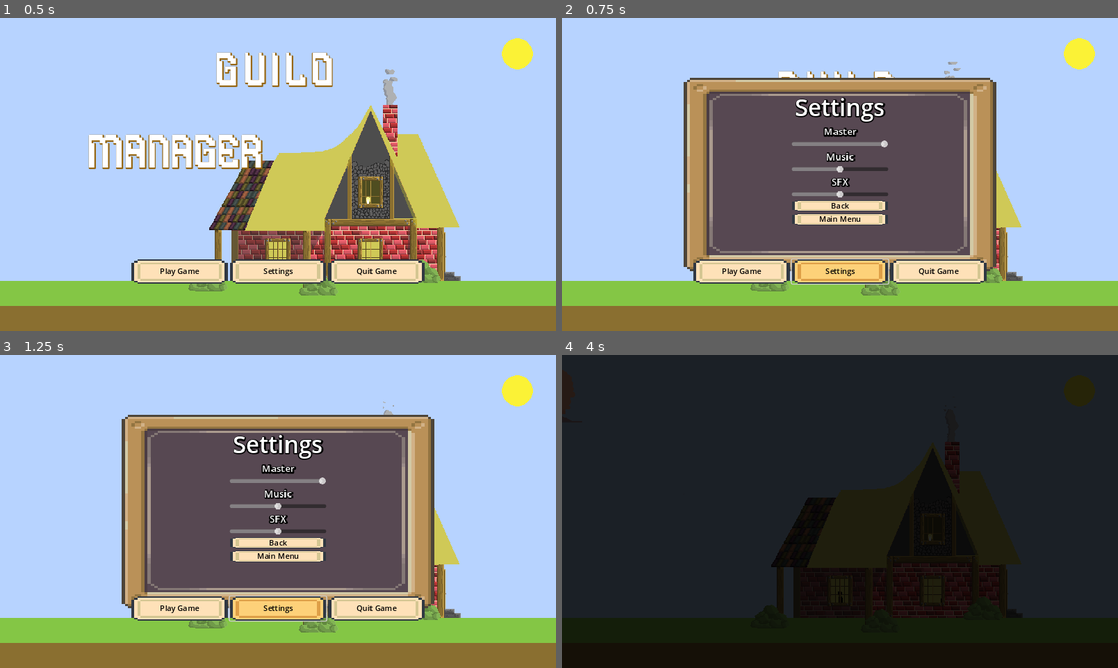
Above: before the commit, frames 1-4 (two rows, left to right).
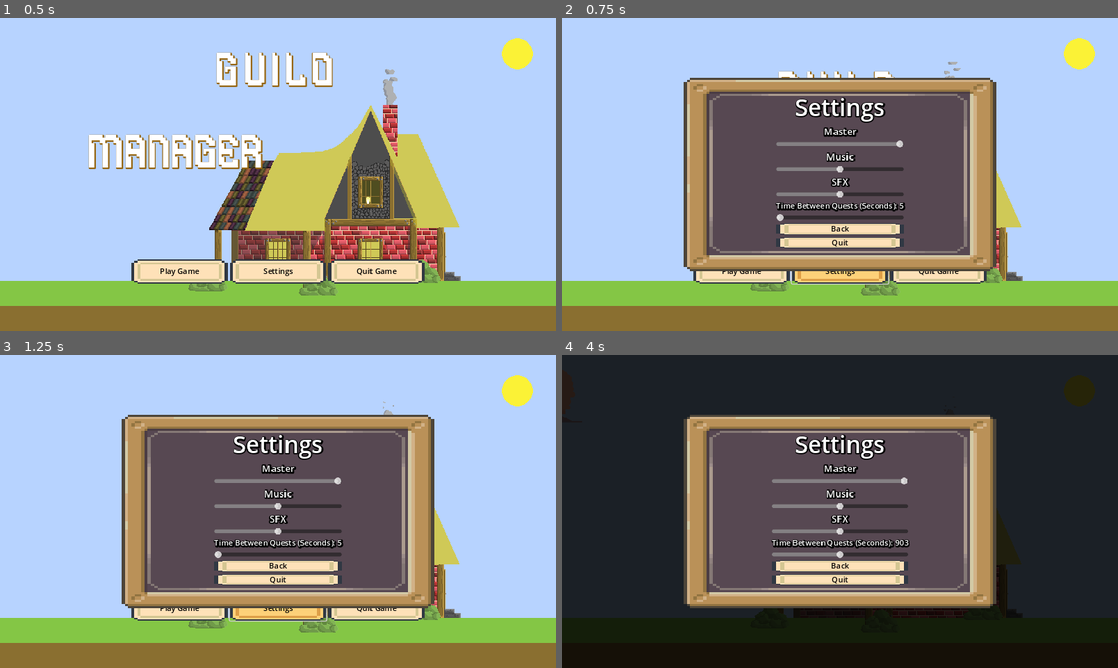
Above: after the commit, the same moments.

Repository: oznoGo7/guildManager
Game: Godot game, scene res://UI/2D Scenes/menu.tscn
Two runs of this game, one before a commit and one after it. Both use one fixed random seed, a clock stepped at 60 frames per second and the inputs below. Sound files missing from this copy of the repository are replaced by a short silence.
Inputs (mouse positions are in pixels of both pictures, inside the frame that each line leads up to):
- Up to frame 1 (0.5 s): no input
- Up to frame 2 (0.75 s): click "Settings" at 0.5 s
- Up to frame 3 (1.25 s): no input
- Up to frame 4 (4 s): click "Back" at 1.25 s; click (840, 555) at 2 s, where only the run before the commit has a clickable "Main Menu"; click "Play Game" at 2.75 s; click "Play Game" at 3.5 s

Frame 1 is identical in both runs. In frame 2, 5.1% of the frame differs, in the area x 23-77%, y 39-81%; in frame 3, 5.1%; in frame 4, 34%, in the area x 21-79%, y 19-81%.

Commit message:
Update

Diff:
--- a/Audio/Music/audio.tscn
+++ b/Audio/Music/audio.tscn
@@ -7,7 +7,7 @@
 [ext_resource type="AudioStream" uid="uid://dsn7bguwdima4" path="res://Audio/SFX/Fill Down Noise.mp3" id="5_b4jv4"]
 [ext_resource type="AudioStream" uid="uid://bl3nvury8pyqb" path="res://Audio/SFX/XP Gain.mp3" id="6_qht6q"]
 
-[node name="Audio" type="Node"]
+[node name="Audio" type="Node" groups=["Audio"]]
 script = ExtResource("1_rubda")
 
 [node name="Present Scenario Timer" type="Timer" parent="."]
--- a/Game Scenes/game_scene.tscn
+++ b/Game Scenes/game_scene.tscn
@@ -21,10 +21,6 @@
 [ext_resource type="Texture2D" uid="uid://bw02n1a3u85bg" path="res://Artwork/Sprites/Church Book/book_06g.png" id="11_ui3nx"]
 [ext_resource type="Script" path="res://Game Scenes/guild_xp_bar.gd" id="14_2dm2u"]
 [ext_resource type="Script" path="res://Game Scenes/build_stats.gd" id="14_gkfxq"]
-[ext_resource type="PackedScene" uid="uid://js3538ytpx8l" path="res://UI/Labels/SettingsTitle.tscn" id="14_pgn0j"]
-[ext_resource type="PackedScene" uid="uid://c5tkbbispu5s5" path="res://UI/Labels/Settings Label.tscn" id="15_q8alp"]
-[ext_resource type="PackedScene" uid="uid://gsuqr47nlrj7" path="res://UI/Scrolls/audio_scroll.tscn" id="16_0loxc"]
-[ext_resource type="PackedScene" uid="uid://rso3gymj47gc" path="res://UI/Buttons/Menu_Buttons.tscn" id="17_8dfca"]
 
 [sub_resource type="StyleBoxTexture" id="StyleBoxTexture_c22rn"]
 texture = ExtResource("3_0au3g")
@@ -224,9 +220,6 @@
 texture = ExtResource("10_ex2ks")
 modulate_color = Color(1, 1, 1, 0.823529)
 
-[sub_resource type="StyleBoxTexture" id="StyleBoxTexture_f24h3"]
-texture = ExtResource("3_0au3g")
-
 [node name="Game Scene" type="Control" groups=["Game Scene"]]
 layout_mode = 3
 anchors_preset = 15
@@ -241,6 +234,7 @@
 [node name="Audio" parent="." instance=ExtResource("3_2tspa")]
 
 [node name="Quest Details List" type="Control" parent="." groups=["Quest Details List"]]
+visible = false
 layout_mode = 1
 anchors_preset = 8
 anchor_left = 0.5
@@ -420,6 +414,7 @@
 script = null
 
 [node name="Level Up Options" type="Control" parent="."]
+visible = false
 layout_mode = 1
 anchors_preset = 15
 anchor_right = 1.0
@@ -497,8 +492,8 @@
 grow_vertical = 0
 theme_override_colors/font_shadow_color = Color(0, 0, 0, 1)
 theme_override_constants/shadow_outline_size = 10
-text = "Recruit more Adventurers (1-4)
-Cost 1000"
+text = "Recruit more Adventurers (1-3)
+"
 horizontal_alignment = 1
 autowrap_mode = 2
 
@@ -531,7 +526,7 @@
 theme_override_colors/font_shadow_color = Color(0, 0, 0, 1)
 theme_override_constants/shadow_outline_size = 10
 text = "Donate to the Church Reputation +40%
-Cost 1000"
+"
 horizontal_alignment = 1
 autowrap_mode = 2
 
@@ -597,6 +592,7 @@
 script = null
 
 [node name="Guild Stats" type="Control" parent="." groups=["Guild Stats"]]
+visible = false
 layout_mode = 3
 anchors_preset = 0
 offset_left = 2.0
@@ -692,6 +688,7 @@
 script = ExtResource("14_2dm2u")
 
 [node name="Build Stats" type="Control" parent="." groups=["Build Stats"]]
+visible = false
 layout_mode = 1
 anchors_preset = 1
 anchor_left = 1.0
@@ -823,78 +820,48 @@
 Town Reputation + 15%"
 horizontal_alignment = 1
 
-[node name="Settings Menu" type="Control" parent="."]
-visible = false
+[node name="No Adventurers Left" type="Control" parent="."]
+visible = false
+layout_mode = 1
+anchors_preset = 15
+anchor_right = 1.0
+anchor_bottom = 1.0
+grow_horizontal = 2
+grow_vertical = 2
+
+[node name="NAL" type="VBoxContainer" parent="No Adventurers Left"]
 layout_mode = 1
 anchors_preset = 8
 anchor_left = 0.5
 anchor_top = 0.5
 anchor_right = 0.5
 anchor_bottom = 0.5
-offset_left = -324.0
-offset_top = -200.0
-offset_right = 324.0
-offset_bottom = 200.0
-grow_horizontal = 2
-grow_vertical = 2
-
-[node name="Panel" type="Panel" parent="Settings Menu"]
-layout_mode = 1
-anchors_preset = 15
-anchor_right = 1.0
-anchor_bottom = 1.0
-grow_horizontal = 2
-grow_vertical = 2
-theme_override_styles/panel = SubResource("StyleBoxTexture_f24h3")
-
-[node name="VBoxContainer" type="VBoxContainer" parent="Settings Menu"]
-layout_mode = 1
-anchors_preset = 5
-anchor_left = 0.5
-anchor_right = 0.5
-offset_left = -93.0
-offset_top = 26.0
-offset_right = 93.0
-offset_bottom = 93.0
-grow_horizontal = 2
-alignment = 1
-
-[node name="Settings Title" parent="Settings Menu/VBoxContainer" instance=ExtResource("14_pgn0j")]
-layout_mode = 2
-
-[node name="Master" parent="Settings Menu/VBoxContainer" instance=ExtResource("15_q8alp")]
-layout_mode = 2
-text = "Master"
-
-[node name="Master Scroll" parent="Settings Menu/VBoxContainer" instance=ExtResource("16_0loxc")]
-layout_mode = 2
-bus_name = "Master"
-
-[node name="Music" parent="Settings Menu/VBoxContainer" instance=ExtResource("15_q8alp")]
-layout_mode = 2
-
-[node name="Music Scroll" parent="Settings Menu/VBoxContainer" instance=ExtResource("16_0loxc")]
-layout_mode = 2
-bus_name = "Music"
-
-[node name="SFX" parent="Settings Menu/VBoxContainer" instance=ExtResource("15_q8alp")]
-layout_mode = 2
-text = "SFX
-"
-
-[node name="SFX Scroll" parent="Settings Menu/VBoxContainer" instance=ExtResource("16_0loxc")]
-layout_mode = 2
-bus_name = "sfx"
-
-[node name="Back" parent="Settings Menu/VBoxContainer" instance=ExtResource("17_8dfca")]
-layout_mode = 2
-text = "Back
-"
-
-[node name="Main Menu" parent="Settings Menu/VBoxContainer" instance=ExtResource("17_8dfca")]
-layout_mode = 2
-text = "Main Menu
-"
+offset_left = -244.0
+offset_top = -60.0
+offset_right = 244.0
+offset_bottom = 60.0
+grow_horizontal = 2
+grow_vertical = 2
+theme_override_constants/separation = 25
+alignment = 1
+
+[node name="No More Adventurers" type="Label" parent="No Adventurers Left/NAL"]
+layout_mode = 2
+theme_override_colors/font_shadow_color = Color(0, 0, 0, 1)
+theme_override_constants/shadow_outline_size = 10
+theme_override_font_sizes/font_size = 32
+text = "No More Adventurers
+ Left For Today!"
+horizontal_alignment = 1
+
+[node name="HBoxContainer" type="HBoxContainer" parent="No Adventurers Left/NAL"]
+layout_mode = 2
+alignment = 1
+
+[node name="Continue BTN" parent="No Adventurers Left/NAL/HBoxContainer" instance=ExtResource("1_np7fp")]
+layout_mode = 2
+text = "Continue?"
+script = null
 
 [connection signal="pressed" from="Quest Details List/Quest Details List/Choice Control Box/HBoxContainer/Choice 1 BTN" to="." method="_on_choice_1_pressed"]
 [connection signal="pressed" from="Quest Details List/Quest Details List/Choice Control Box/HBoxContainer/Choice 1 BTN" to="Audio" method="_on_choice_1_btn_pressed"]
@@ -927,6 +894,5 @@
 [connection signal="pressed" from="Build Stats/VBoxContainer/Extra Quest Board" to="Audio" method="_on_extra_quest_board_pressed"]
 [connection signal="mouse_entered" from="Build Stats/VBoxContainer/Scout For Adventurers" to="Build Stats/VBoxContainer/Scout For Adventurers" method="_on_mouse_entered"]
 [connection signal="pressed" from="Build Stats/VBoxContainer/Scout For Adventurers" to="Audio" method="_on_extra_quest_board_pressed"]
-[connection signal="pressed" from="Settings Menu/VBoxContainer/Back" to="." method="_on_back_pressed"]
-[connection signal="pressed" from="Settings Menu/VBoxContainer/Back" to="Audio" method="_on_back_pressed"]
-[connection signal="pressed" from="Settings Menu/VBoxContainer/Main Menu" to="Audio" method="_on_main_menu_pressed"]
+[connection signal="pressed" from="No Adventurers Left/NAL/HBoxContainer/Continue BTN" to="." method="_on_continue_btn_pressed"]
+[connection signal="pressed" from="No Adventurers Left/NAL/HBoxContainer/Continue BTN" to="Audio" method="_on_continue_btn_pressed"]
--- /dev/null
+++ b/Game Scenes/settings_menu.tscn
@@ -0,0 +1,100 @@
+[gd_scene load_steps=8 format=3 uid="uid://c1fftcekmkocc"]
+
+[ext_resource type="Texture2D" uid="uid://bbkymupg5u5dm" path="res://Artwork/UI/RectangleBox_96x96.png" id="1_rnx55"]
+[ext_resource type="PackedScene" uid="uid://js3538ytpx8l" path="res://UI/Labels/SettingsTitle.tscn" id="2_l5dys"]
+[ext_resource type="PackedScene" uid="uid://c5tkbbispu5s5" path="res://UI/Labels/Settings Label.tscn" id="3_ft0cj"]
+[ext_resource type="PackedScene" uid="uid://gsuqr47nlrj7" path="res://UI/Scrolls/audio_scroll.tscn" id="4_i2td5"]
+[ext_resource type="Script" path="res://Game Scenes/time_between_quests_slider.gd" id="5_gclvk"]
+[ext_resource type="PackedScene" uid="uid://rso3gymj47gc" path="res://UI/Buttons/Menu_Buttons.tscn" id="6_sfusc"]
+
+[sub_resource type="StyleBoxTexture" id="StyleBoxTexture_f24h3"]
+texture = ExtResource("1_rnx55")
+
+[node name="Settings Menu" type="Control"]
+visible = false
+layout_mode = 3
+anchors_preset = 8
+anchor_left = 0.5
+anchor_top = 0.5
+anchor_right = 0.5
+anchor_bottom = 0.5
+offset_left = -324.0
+offset_top = -200.0
+offset_right = 324.0
+offset_bottom = 200.0
+grow_horizontal = 2
+grow_vertical = 2
+
+[node name="Panel" type="Panel" parent="."]
+layout_mode = 1
+anchors_preset = 15
+anchor_right = 1.0
+anchor_bottom = 1.0
+grow_horizontal = 2
+grow_vertical = 2
+theme_override_styles/panel = SubResource("StyleBoxTexture_f24h3")
+
+[node name="VBoxContainer" type="VBoxContainer" parent="."]
+layout_mode = 1
+anchors_preset = 5
+anchor_left = 0.5
+anchor_right = 0.5
+offset_left = -93.0
+offset_top = 26.0
+offset_right = 93.0
+offset_bottom = 93.0
+grow_horizontal = 2
+alignment = 1
+
+[node name="Settings Title" parent="VBoxContainer" instance=ExtResource("2_l5dys")]
+layout_mode = 2
+
+[node name="Master" parent="VBoxContainer" instance=ExtResource("3_ft0cj")]
+layout_mode = 2
+text = "Master"
+
+[node name="Master Scroll" parent="VBoxContainer" instance=ExtResource("4_i2td5")]
+layout_mode = 2
+bus_name = "Master"
+
+[node name="Music" parent="VBoxContainer" instance=ExtResource("3_ft0cj")]
+layout_mode = 2
+
+[node name="Music Scroll" parent="VBoxContainer" instance=ExtResource("4_i2td5")]
+layout_mode = 2
+bus_name = "Music"
+
+[node name="SFX" parent="VBoxContainer" instance=ExtResource("3_ft0cj")]
+layout_mode = 2
+text = "SFX
+"
+
+[node name="SFX Scroll" parent="VBoxContainer" instance=ExtResource("4_i2td5")]
+layout_mode = 2
+bus_name = "sfx"
+
+[node name="Time Between Quests" type="Label" parent="VBoxContainer"]
+layout_mode = 2
+theme_override_colors/font_shadow_color = Color(0, 0, 0, 1)
+theme_override_constants/shadow_outline_size = 10
+text = "Time Between Quests (Seconds): 5"
+horizontal_alignment = 1
+
+[node name="Time Between Quests Slider" type="HSlider" parent="VBoxContainer"]
+layout_mode = 2
+min_value = 5.0
+max_value = 1800.0
+value = 5.0
+script = ExtResource("5_gclvk")
+
+[node name="Back" parent="VBoxContainer" instance=ExtResource("6_sfusc")]
+layout_mode = 2
+text = "Back
+"
+
+[node name="Quit" parent="VBoxContainer" instance=ExtResource("6_sfusc")]
+layout_mode = 2
+text = "Quit
+"
+
+[connection signal="value_changed" from="VBoxContainer/Time Between Quests Slider" to="VBoxContainer/Time Between Quests Slider" method="_on_value_changed"]
--- /dev/null
+++ b/Game Scenes/time_between_quests_slider.gd
@@ -0,0 +1,36 @@
+extends HSlider
+
+var file_path = "user://time_between_quests.save"
+
+@export var time_between_quests: int
+
+func _ready() -> void:
+	load_data()
+
+
+func _on_value_changed(value: float) -> void:
+	$"../Time Between Quests".text = "Time Between Quests (Seconds): " + str(value)
+	time_between_quests = value
+	get_tree().get_first_node_in_group("Audio").get_child(0).wait_time = time_between_quests
+	save_data()
+
+
+func load_data():
+	if FileAccess.file_exists(file_path):
+		var file = FileAccess.open(file_path, FileAccess.READ)
+		time_between_quests = file.get_var(time_between_quests)
+		value = time_between_quests
+		get_tree().get_first_node_in_group("Audio").get_child(0).wait_time = time_between_quests
+		print("Quest timer Value: " + str(value))
+		print("Loaded Data")
+	else:
+		print("No Save data detected")
+		value = time_between_quests
+
+
+func save_data() -> void:
+	var file = FileAccess.open(file_path, FileAccess.WRITE)
+	file.store_var(time_between_quests)
+	file.close()
+
+	print("Saved value Time Between Quest: ", value)
--- a/Manager/game_manager.gd
+++ b/Manager/game_manager.gd
@@ -24,6 +24,10 @@
 @onready var no_more_quests_: Label = $"EOD/No More Quests!"
 @onready var continue_btn: Button = $"EOD/HBoxContainer/Continue BTN"
 
+#No Adventurers Left
+@onready var no_adventurers_left: Control = $"No Adventurers Left"
+
+
 
 #Game Over Screen
 @onready var game_over: VBoxContainer = $"Game Over"
@@ -61,7 +65,7 @@
 @onready var ws_quit_btn: Button = $"Weekly Scenario Vbox/HBoxContainer/WS_Quit BTN"
 
 #SettingsMenu
-@onready var settings_menu: Control = $"Settings Menu"
+@onready var settings_menu: Control = $"../Settings Menu"
 
 
 var scenario_dict = {
@@ -187,20 +191,18 @@
 	4: {"title": "Generous Donation", "description": "A wealthy merchant was so impressed by your actions that he donated gold.", "resource": "gold", "amount": 3000},
 	5: {"title": "Local Fame", "description": "Word of your group's heroics spreads, enhancing your reputation.", "resource": "reputation", "amount": .15},
 	6: {"title": "Lucky Find", "description": "While exploring, your team stumbled upon a cache of gold.", "resource": "gold", "amount": 2000},
-	7: {"title": "Volunteer Adventurers", "description": "Inspired by your success, a group of volunteers joined your ranks.", "resource": "adventurers", "amount": 2},
-	8: {"title": "Heavy Losses", "description": "A dangerous mission resulted in the loss of some adventurers.", "resource": "adventurers", "amount": -2},
-	9: {"title": "Robbery", "description": "Your treasury was robbed while you were distracted.", "resource": "gold", "amount": -3000},
-	10: {"title": "Scandal", "description": "A rumor spreads about misconduct, harming your reputation.", "resource": "reputation", "amount": -.1},
-	11: {"title": "Ambush", "description": "An ambush caught your adventurers off guard, reducing their numbers.", "resource": "adventurers", "amount": -3},
-	12: {"title": "Expensive Repairs", "description": "Damage to your base required costly repairs.", "resource": "gold", "amount": -2500},
-	13: {"title": "Dishonorable Deed", "description": "A member of your group was caught acting dishonorably, hurting your reputation.", "resource": "reputation", "amount": -.15},
-	14: {"title": "Recruitment Fail", "description": "Attempts to recruit new adventurers failed, making an older adventurer retire.", "resource": "adventurers", "amount": -1}
+	7: {"title": "Heavy Losses", "description": "A dangerous mission resulted in the loss of some adventurers.", "resource": "adventurers", "amount": -2},
+	8: {"title": "Robbery", "description": "Your treasury was robbed while you were distracted.", "resource": "gold", "amount": -4000},
+	9: {"title": "Scandal", "description": "A rumor spreads about misconduct, harming your reputation.", "resource": "reputation", "amount": -.2},
+	10: {"title": "Ambush", "description": "An ambush caught your adventurers off guard, reducing their numbers.", "resource": "adventurers", "amount": -3},
+	11: {"title": "Expensive Repairs", "description": "Damage to your base required costly repairs.", "resource": "gold", "amount": -3000},
+	12: {"title": "Dishonorable Deed", "description": "A member of your group was caught acting dishonorably, hurting your reputation.", "resource": "reputation", "amount": -.15},
 }
 
 var current_scenario = null
 var current_weekly_scenario = null
 var leveled_up = false
-var is_paused = false
+
 var quest_accepted = .05
 var quest_gambled_away = .05
 var quest_ignored = .03
@@ -213,17 +215,10 @@
 	Globals.connect("improved_food_xp", update_reputation)
 	Globals.connect("improved_service_xp", update_reputation)
 	Globals.connect("extra_quest_board_xp", update_reputation)
-	print(Globals.gained_rep)
+
 
 
 func _process(_delta: float) -> void:
-	if Input.is_action_just_pressed("Pause"):
-		if is_paused == false:
-			is_paused = true
-			settings_menu.visible = true
-		else:
-			is_paused = false
-			settings_menu.visible = false
 	quests_left_lbl.text = "Quest options left in the day: " + str(Globals.quests_left)
 	guild_money_lbl.text = "Guild Gold: " + str(Globals.guild_gold)
 	guild_adventurers_left_lbl.text = "Adventurers Left: " + str(Globals.guild_members_left)
@@ -264,10 +259,11 @@
 		choice_control_box.visible = false
 		await update_xp()
 		await update_reputation()
-		if leveled_up == false && Globals.quests_left > 0:
+		if leveled_up == false && Globals.quests_left > 0 && Globals.guild_members_left != 0:
 			move_quest_details_list()
 		else:
 			level_up()
+		no_more_adventurers()
 		end_of_day()
 	else:
 		print("Not enough guild members available!")
@@ -352,6 +348,19 @@
 	else:
 		town_reputation_bar.value = Globals.town_reputation
 
+func no_more_adventurers():
+	if Globals.guild_members_left == 0 && Globals.quests_left > 0:
+		quest_details_list.visible = false
+		game_over.visible = false
+		weekly_scenario.visible = false
+		if guild_xp_bar.value == 0 && leveled_up == true:
+			level_up_options.visible = true
+		else:
+			no_adventurers_left.visible = true
+			$"Audio/Present Scenario Timer".stop()
+	else:
+		end_of_day()
+
 func end_of_day() -> void:
 	quests_left_lbl.text = "Quest options left in the day: " + str(Globals.quests_left)
 	Globals.gained_rep = false
@@ -363,6 +372,7 @@
 			level_up_options.visible = true
 		else:
 			eod.visible = true
+			$"Audio/Present Scenario Timer".stop()
 
 
 func level_up() -> void:
@@ -373,8 +383,8 @@
 		game_over.visible = false
 		level_up_options.visible = true
 		weekly_scenario_vbox.visible = false
-		adventurers_lbl.text = "Recruit more Adventurers (1-4)"
-		increase_rep_lbl.text = "Increase Reputation with the Town (20%)"
+		adventurers_lbl.text = "Recruit more Adventurers (1-3)"
+		increase_rep_lbl.text = "Increase Reputation with the Town (40%)"
 		anim.play("Adventurer")
 
 
@@ -396,6 +406,8 @@
 
 func _on_continue_btn_pressed() -> void:
 	eod.visible = false
+	no_adventurers_left.visible = false
+	$"Audio/Present Scenario Timer".start()
 	new_day()
 
 func new_day() -> void:
@@ -452,21 +464,22 @@
 
 
 func _on_adventurers_btn_pressed() -> void:
-	if Globals.guild_gold > 1000 * Globals.adventurer_upgrade:
-		var random_amount_of_adventurers = randi() % 4 + 1
-		Globals.guild_members_total += random_amount_of_adventurers
-		Globals.guild_members_left += random_amount_of_adventurers
-		guild_adventurers_left_lbl.text = "Adventurers Left: " + str(Globals.guild_members_left)
-		Globals.adventurer_upgrade += 1
-		level_up_ended()
-		end_of_day()
+	var random_amount_of_adventurers = randi() % 3 + 1
+	Globals.guild_members_total += random_amount_of_adventurers
+	Globals.guild_members_left += random_amount_of_adventurers
+	guild_adventurers_left_lbl.text = "Adventurers Left: " + str(Globals.guild_members_left)
+	Globals.adventurer_upgrade += 1
+	level_up_ended()
+	end_of_day()
+	Globals.save()
+
 
 func _on_increase_rep_btn_pressed() -> void:
-	if Globals.guild_gold > 1000 * Globals.reputation_upgrade:
-		Globals.reputation_upgrade += 1
-		Globals.town_reputation += .40
-		await update_reputation()
-		level_up_ended()
+	Globals.reputation_upgrade += 1
+	Globals.town_reputation += .40
+	await update_reputation()
+	level_up_ended()
+	Globals.save()
 
 
 func level_up_ended() -> void:
@@ -507,12 +520,3 @@
 
 func _on_ws_quit_btn_pressed() -> void:
 	get_tree().quit()
-
-
-func _on_back_pressed() -> void:
-	if is_paused == false:
-		is_paused = true
-		settings_menu.visible = true
-	else:
-		is_paused = false
-		settings_menu.visible = false
--- a/Manager/globals.gd
+++ b/Manager/globals.gd
@@ -29,6 +29,7 @@
 var extra_quest_board_count = 1
 var scout_for_adventurers_count = 1
 var gained_rep: bool = true
+var time_between_quests: int
 
 
 #GameSignals
--- a/UI/2D Scenes/menu_layout_ctrl.gd
+++ b/UI/2D Scenes/menu_layout_ctrl.gd
@@ -4,7 +4,10 @@
 @onready var window_walk_1: AnimationPlayer = $"Background/Window 1/Window Walk 1"
 @onready var window_walk_2: AnimationPlayer = $"Background/Window 2/Window Walk 2"
 @onready var chimney: AnimationPlayer = $"Background/Chimney Smoke/Chimney"
+@onready var settings_menu: Control = $"Settings Menu"
 
+
+var is_paused = false
 
 func _ready() -> void:
 	Globals.load_data()
@@ -17,6 +20,17 @@
 		get_node("Game Scene").end_of_day()
 	chimney.play("Chimney Smoke")
 
+func _process(delta: float) -> void:
+	if Input.is_action_just_pressed("Pause"):
+		if is_paused == false:
+			is_paused = true
+			settings_menu.visible = true
+			print("Show Settings")
+		else:
+			is_paused = false
+			settings_menu.visible = false
+			print("Hide Settings")
+
 
 func _on_title_timer_timeout() -> void:
 	$"Title Labels/G".move_title_label()
@@ -25,7 +39,6 @@
 	$"Title Labels/L".move_title_label()
 	$"Title Labels/D".move_title_label()
 	$"Title Labels/Manager".move_title_label()
-
 
 
 func _on_window_walking_1_timeout() -> void:
--- a/UI/2D Scenes/menu_layout_ctrl.tscn
+++ b/UI/2D Scenes/menu_layout_ctrl.tscn
@@ -11,6 +11,7 @@
 [ext_resource type="Texture2D" uid="uid://dqxy0q84hbsld" path="res://Artwork/Background/Cloud 4.png" id="5_ihdy3"]
 [ext_resource type="PackedScene" uid="uid://boicpk5r3jko7" path="res://Game Scenes/animation_controller.tscn" id="6_6qa1m"]
 [ext_resource type="Texture2D" uid="uid://chg0lyq8uyukg" path="res://Artwork/Sprites/Background/Chimney Smoke-Sheet.png" id="6_o5xlr"]
+[ext_resource type="PackedScene" uid="uid://c1fftcekmkocc" path="res://Game Scenes/settings_menu.tscn" id="12_t7q8c"]
 
 [sub_resource type="AtlasTexture" id="AtlasTexture_2ewbf"]
 atlas = ExtResource("2_yp5f2")
@@ -502,7 +503,7 @@
 }
 
 [node name="Cloud 2 Timer" type="Timer" parent="Background/Clouds/Cloud 2"]
-wait_time = 25.0
+wait_time = 35.0
 autostart = true
 
 [node name="Cloud 3" type="Sprite2D" parent="Background/Clouds"]
@@ -660,6 +661,9 @@
 layout_mode = 2
 anchors_preset = 0
 
+[node name="Settings Menu" parent="." groups=["Settings Menu"] instance=ExtResource("12_t7q8c")]
+layout_mode = 1
+
 [connection signal="timeout" from="Background/Clouds/Cloud 1/Cloud 1 Timer" to="." method="_on_cloud_1_timer_timeout"]
 [connection signal="timeout" from="Background/Clouds/Cloud 2/Cloud 2 Timer" to="." method="_on_cloud_2_timer_timeout"]
 [connection signal="timeout" from="Background/Clouds/Cloud 3/Cloud 3 Timer" to="." method="_on_cloud_3_timer_timeout"]
--- a/UI/Buttons/menu_buttons.gd
+++ b/UI/Buttons/menu_buttons.gd
@@ -2,6 +2,8 @@
 
 @onready var game_scene = get_tree().get_first_node_in_group("Game Scene")
 @onready var main_menu = get_tree().get_first_node_in_group("Main Menu")
+
+var is_paused = false
 
 
 func _ready() -> void:
@@ -25,7 +27,7 @@
 				game_scene.get_child(6).visible = false # Weekly Scenario
 				game_scene.get_child(7).visible = true # Guild Stats
 				game_scene.get_child(8).visible = true # Build Stats
-				game_scene.get_child(9).visible = false # Settings
+				game_scene.get_child(9).visible = false # No Adventurers Left
 			else:
 				game_scene.visible = true
 				main_menu.visible = false
@@ -57,29 +59,17 @@
 			$"../../Title Labels".visible = false
 
 		"Settings":
-			game_scene.visible = true
-			game_scene.get_child(2).visible = false
-			game_scene.get_child(2).get_child(1).visible = false
-			game_scene.get_child(3).visible = false
-			game_scene.get_child(4).visible = false
-			game_scene.get_child(5).visible = false
-			game_scene.get_child(6).visible = false
-			game_scene.get_child(9).visible = true
+			get_tree().get_first_node_in_group("Settings Menu").visible = true
 		"Back":
-			pass
-		"Main Menu":
-			game_scene.visible = false
-			main_menu.visible = true
-			game_scene.get_child(2).visible = false
-			game_scene.get_child(2).get_child(1).visible = false
-			game_scene.get_child(3).visible = false
-			game_scene.get_child(4).visible = false
-			game_scene.get_child(5).visible = false
-			game_scene.get_child(6).visible = false
-			game_scene.get_child(7).visible = false
-			game_scene.get_child(8).visible = false
-			game_scene.get_child(9).visible = false
-			get_tree().get_first_node_in_group("Title Labels").visible = true
+			if is_paused == false:
+				is_paused = true
+				get_parent().get_parent().visible = true
+			else:
+				is_paused = false
+				get_parent().get_parent().visible = false
+		"Quit":
+			Globals.save()
+			get_tree().quit()
 		"Quit":
 			print("Quit")
 			get_tree().quit()
--- a/project.godot
+++ b/project.godot
@@ -10,7 +10,7 @@
 
 [application]
 
-config/name="CardGame"
+config/name="Idle Guild Manager"
 run/main_scene="res://UI/2D Scenes/menu.tscn"
 config/features=PackedStringArray("4.3", "GL Compatibility")
 
@@ -21,6 +21,7 @@
 [display]
 
 window/stretch/mode="canvas_items"
+window/vsync/vsync_mode=0
 
 [input]
 
Binary file changed: Artwork/Sprites/Background/Window Sill Walk-by-Sheet.png
Not shown: 1 places in Game Scenes/game_scene.tscn that only renumber resources
Not shown: 1 places in UI/2D Scenes/menu_layout_ctrl.tscn that only renumber resources
